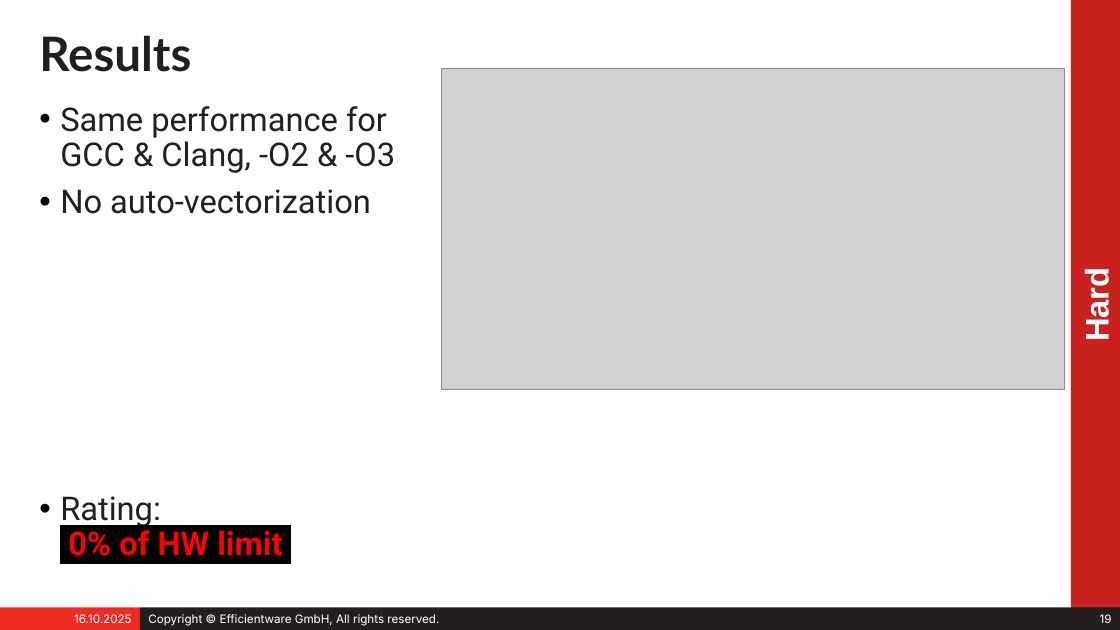
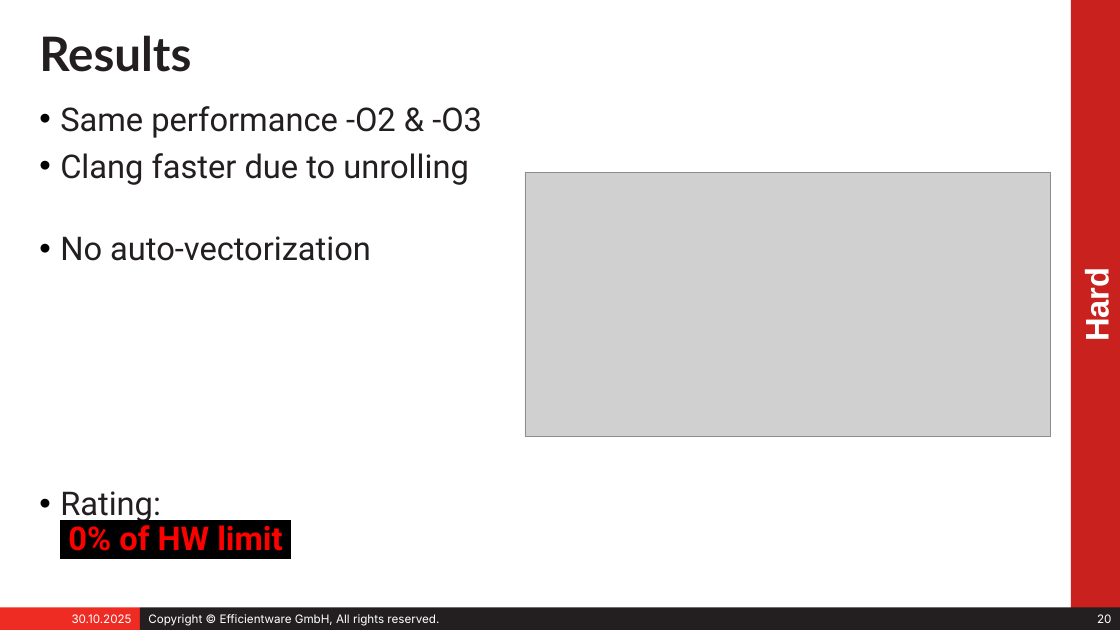
Before and after one commit to stefeff/auto-vectorization, a slide deck: slide 20 of presentation/speed_for_free.odp (slide 19 before the commit). Drawn at 1120x630 pixels with LibreOffice and Linux fonts; fonts in the diff are those of the drawing; grey boxes stand for pictures. Boxes give left, top, right and bottom in pixels: in the first picture for what was removed or moved away, otherwise in the second. Text is boxed around its words. In the diff, an @@ line names an element or a change of style, - is before the commit and + after.

```diff
--- a/presentation/speed_for_free.odp
+++ b/presentation/speed_for_free.odp
@@ text at [60, 106, 482, 185]: text changed @@
-• Same performance for
-  GCC & Clang, -O2 & -O3
+• Same performance -O2 & -O3
+• Clang faster due to unrolling
@@ picture: place and size @@
-picture at [441, 68, 1065, 389]
+picture at [525, 172, 1050, 437]
@@ text in rectangle at [72, 614, 132, 623]: text changed @@
-16.10.2025
+30.10.2025
@@ page number at [1097, 614, 1111, 623]: text changed @@
-19
+20
```
Also in this commit, not shown: 19 other slides changed, 1 slide added, 1 other file.
